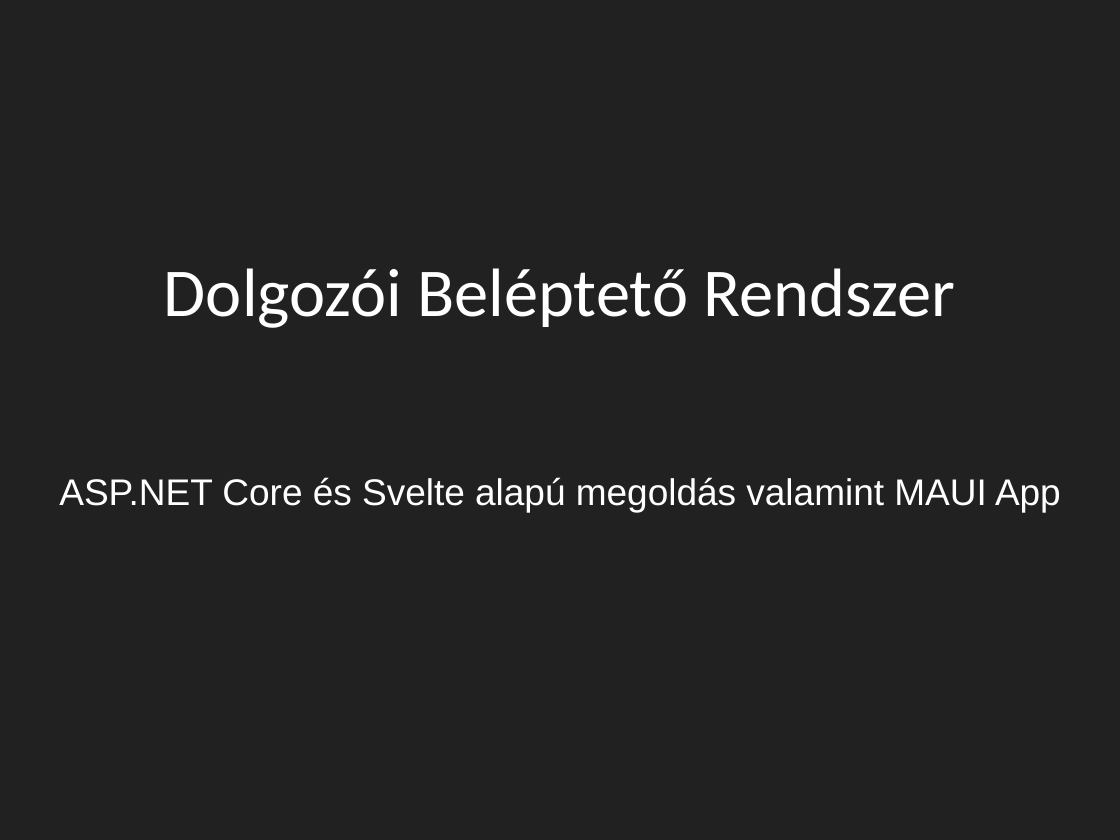
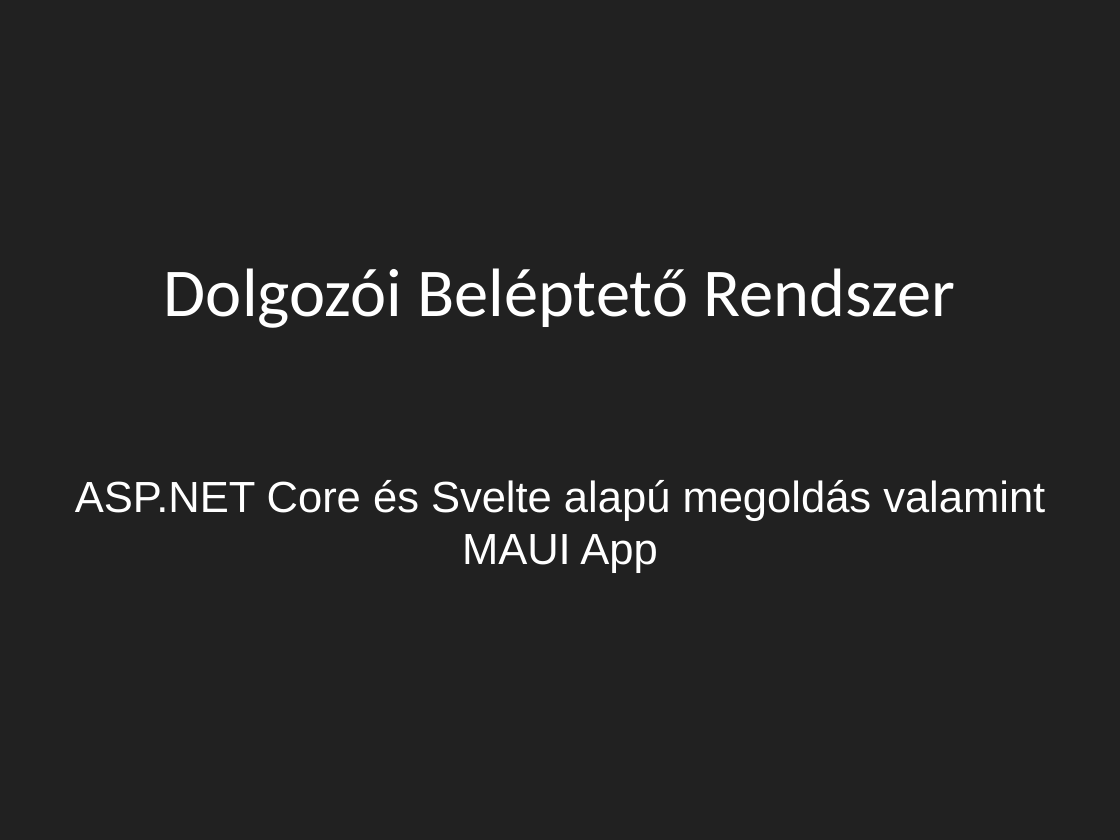
Before and after one commit to SzabolcsMolnar82/--VIZSGA-2025, a slide deck: slide 1 of Dokumentáció/Dolgozoi_belepteto_rendszer_v2.pptx. Drawn at 1120x840 pixels with LibreOffice and Linux fonts; fonts in the diff are those of the drawing. Boxes give left, top, right and bottom in pixels: in the first picture for what was removed or moved away, otherwise in the second. Text is boxed around its words. In the diff, an @@ line names an element or a change of style, - is before the commit and + after.

```diff
--- a/Dokumentáció/Dolgozoi_belepteto_rendszer_v2.pptx
+++ b/Dokumentáció/Dolgozoi_belepteto_rendszer_v2.pptx
@@ subtitle "ASP.NET Core és Svelte alapú ..." at box(75, 480, 1045, 573): size 23.8 to 28 pt @@
```
Also in this commit, not shown: 1 other slide changed, 1 slide removed.
